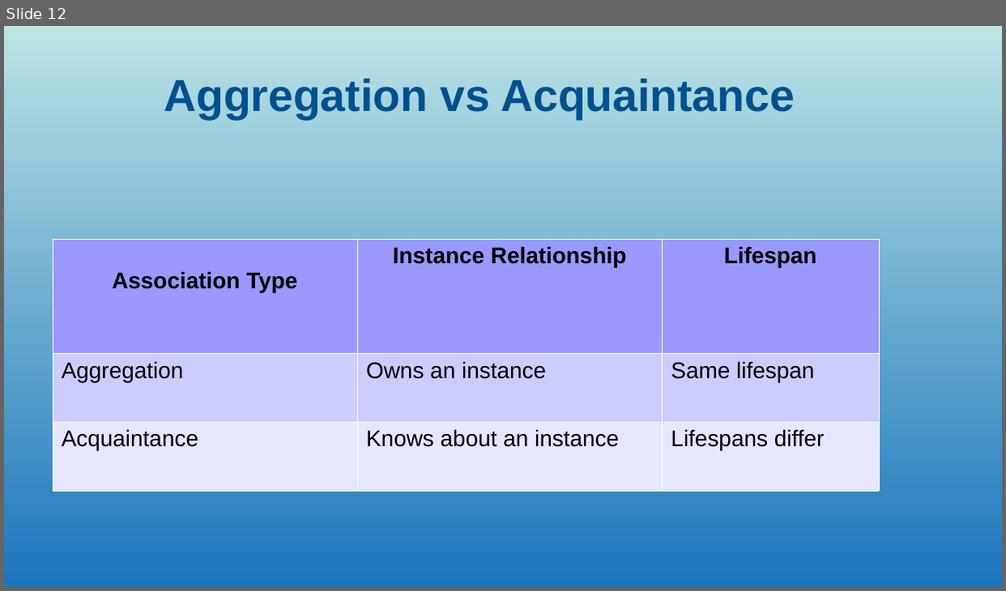
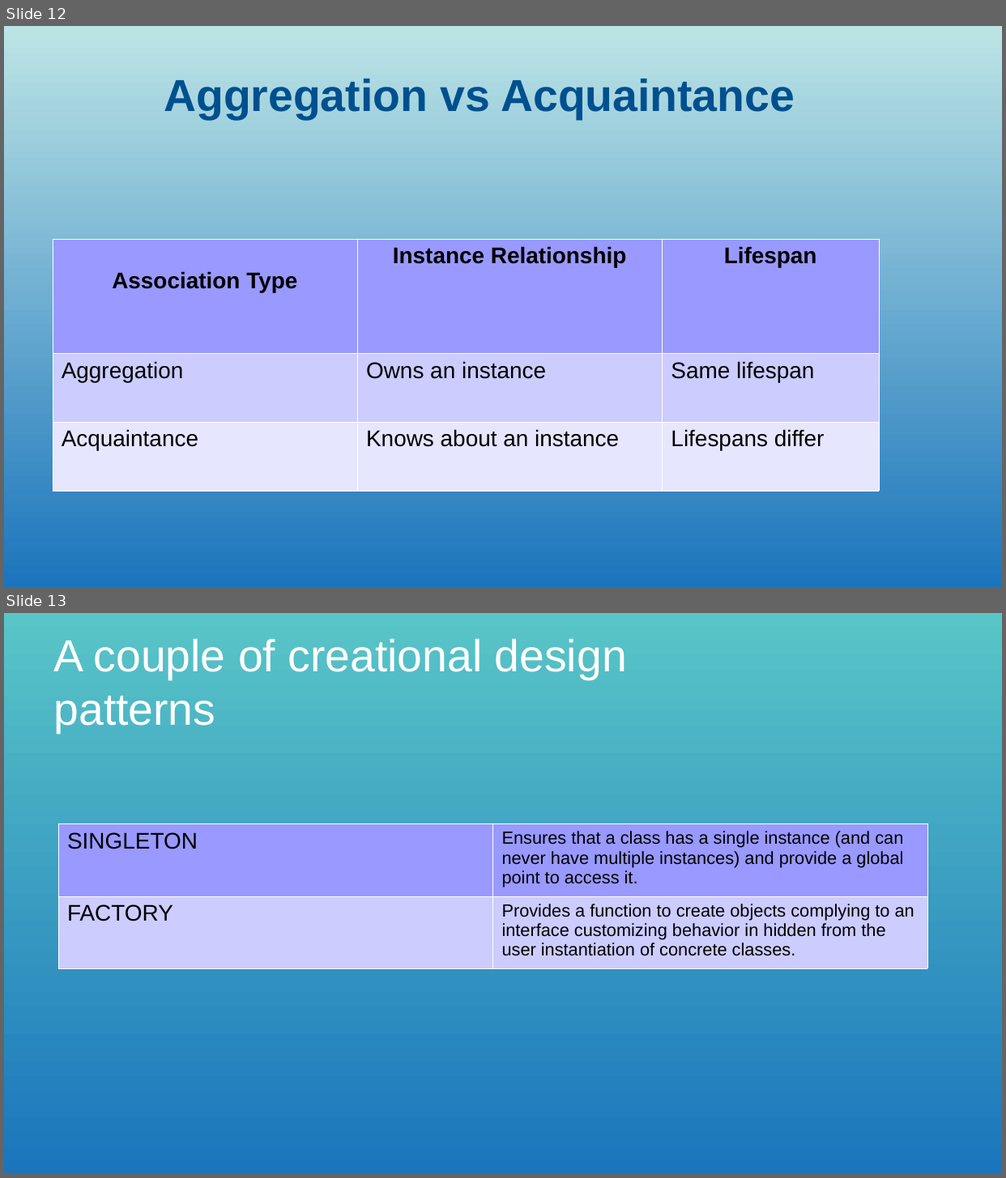
Before and after one commit to codingismycraft/codingismycraft, a slide deck: design_patterns/presentation.odp. Shown one above the other, each under a label of ours: slide 12 before the commit, slides 12 and 13 after it. The pictures are 1006x591 and 1006x1178 pixels, drawn with LibreOffice and Linux fonts; fonts in the diff are those of the drawing; background and template pictures are left out. Boxes give left, top, right and bottom in pixels: in the first picture for what was removed or moved away, otherwise in the second. Text is boxed around its words. In the diff, an @@ line names an element or a change of style, - is before the commit and + after.

Commit message:
Changes in design-patterns.odt.

```diff
--- a/design_patterns/presentation.odp
+++ b/design_patterns/presentation.odp
@@ slide 13 added at (4, 613, 1002, 1174), background gradient #59C5C7 to #1B75BC @@
@@ title added at (54, 639, 627, 734), 35.7 pt, text #FFFFFF @@
+A couple of creational design patterns
@@ table added at (58, 824, 927, 966), 2 rows, 2 columns @@
+SINGLETON | Ensures that a class has a single instance (and can never have multiple instances) and provide a global point to access it.
+FACTORY | Provides a function to create objects complying to an interface customizing behavior in hidden from the user instantiation of concrete classes.
```
